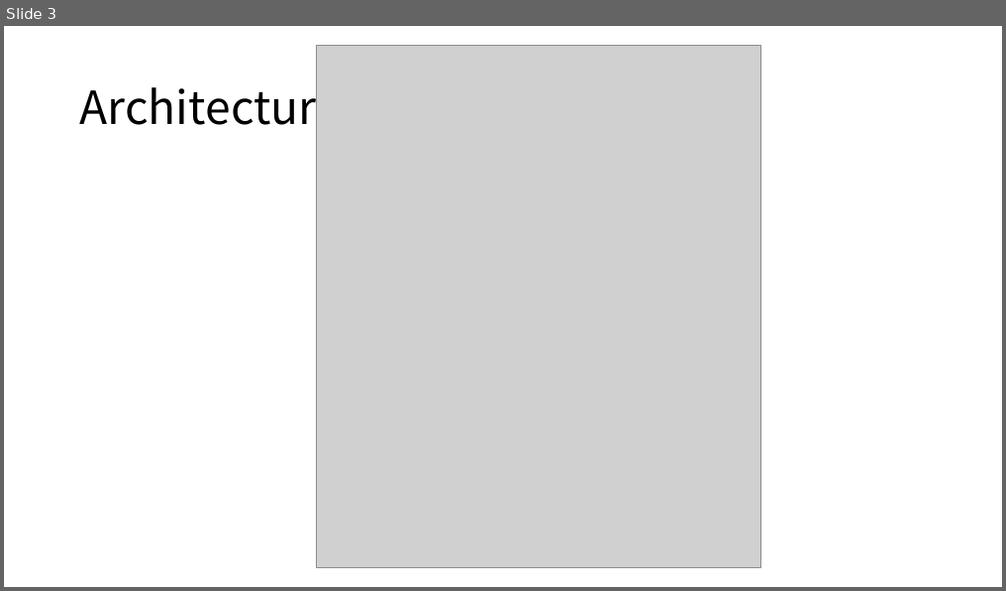
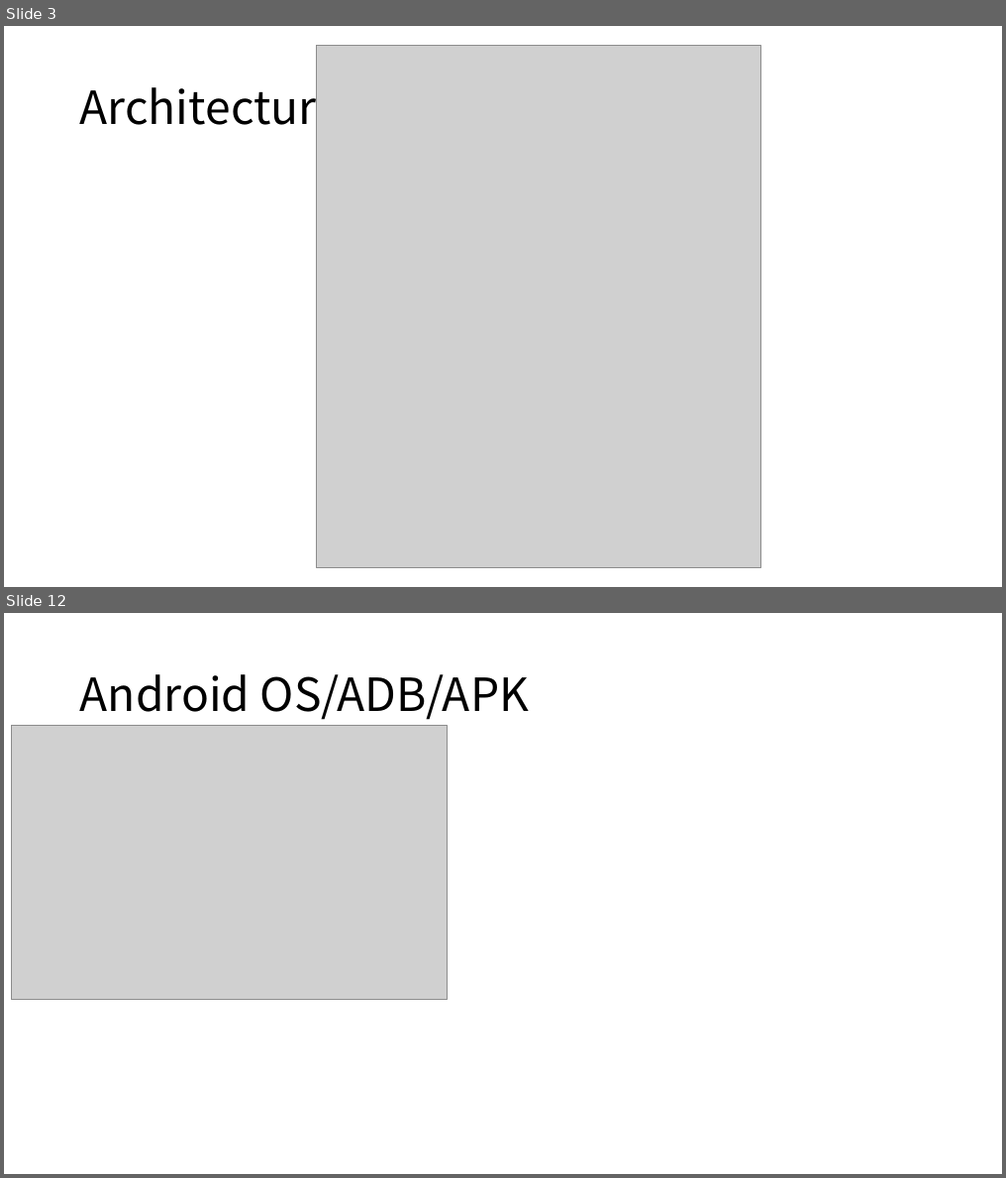
Before and after one commit to boycececil666gmailcom/webgpu-renderer, a slide deck: WebGPU Renderer.pptx. Shown one above the other, each under a label of ours: slide 3 before the commit, slides 3 and 12 after it; the slides between them are not shown. The pictures are 1006x591 and 1006x1178 pixels, drawn with LibreOffice and Linux fonts; fonts in the diff are those of the drawing; grey boxes stand for pictures. Boxes give left, top, right and bottom in pixels: in the first picture for what was removed or moved away, otherwise in the second. Text is boxed around its words. In the diff, an @@ line names an element or a change of style, - is before the commit and + after.

```diff
--- a/WebGPU Renderer.pptx
+++ b/WebGPU Renderer.pptx
@@ slide 12 added at (x1=4, y1=613, x2=1002, y2=1174), background #FFFFFF @@
@@ title added at (x1=80, y1=674, x2=529, y2=720), 44 pt, text #000000 @@
+Android OS/ADB/APK
@@ picture added at (x1=12, y1=725, x2=448, y2=1000) @@
```
Also in this commit, not shown: 5 slides changed, 6 other slides added, 2 slides removed, 16 other files.
